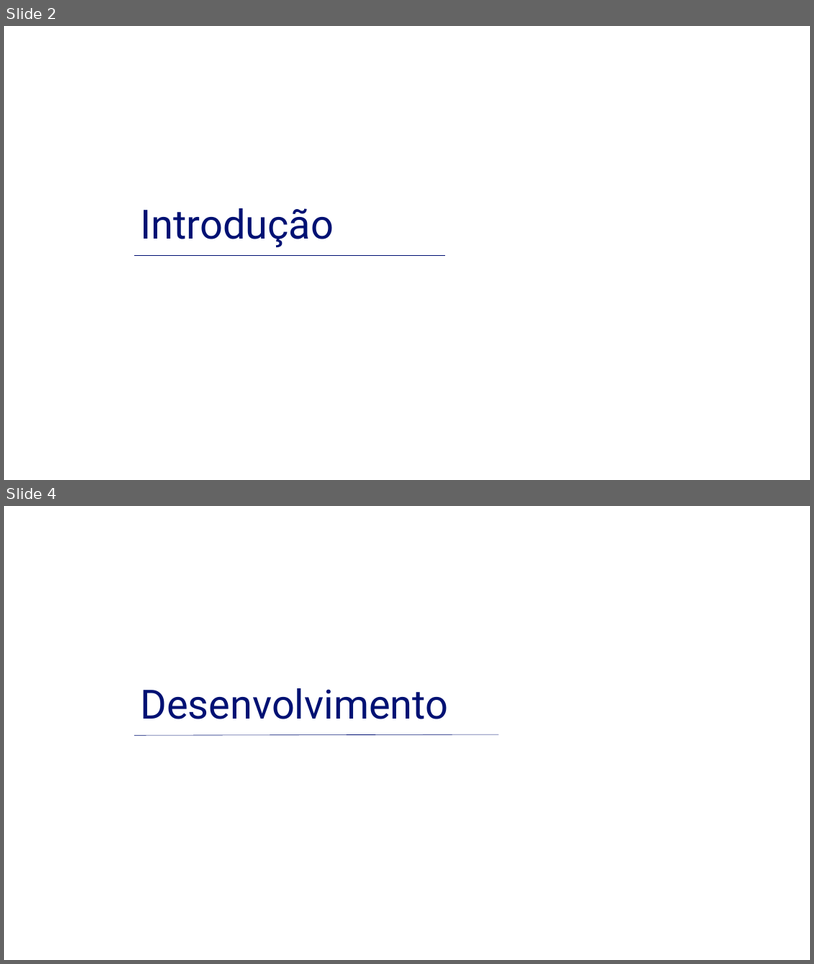
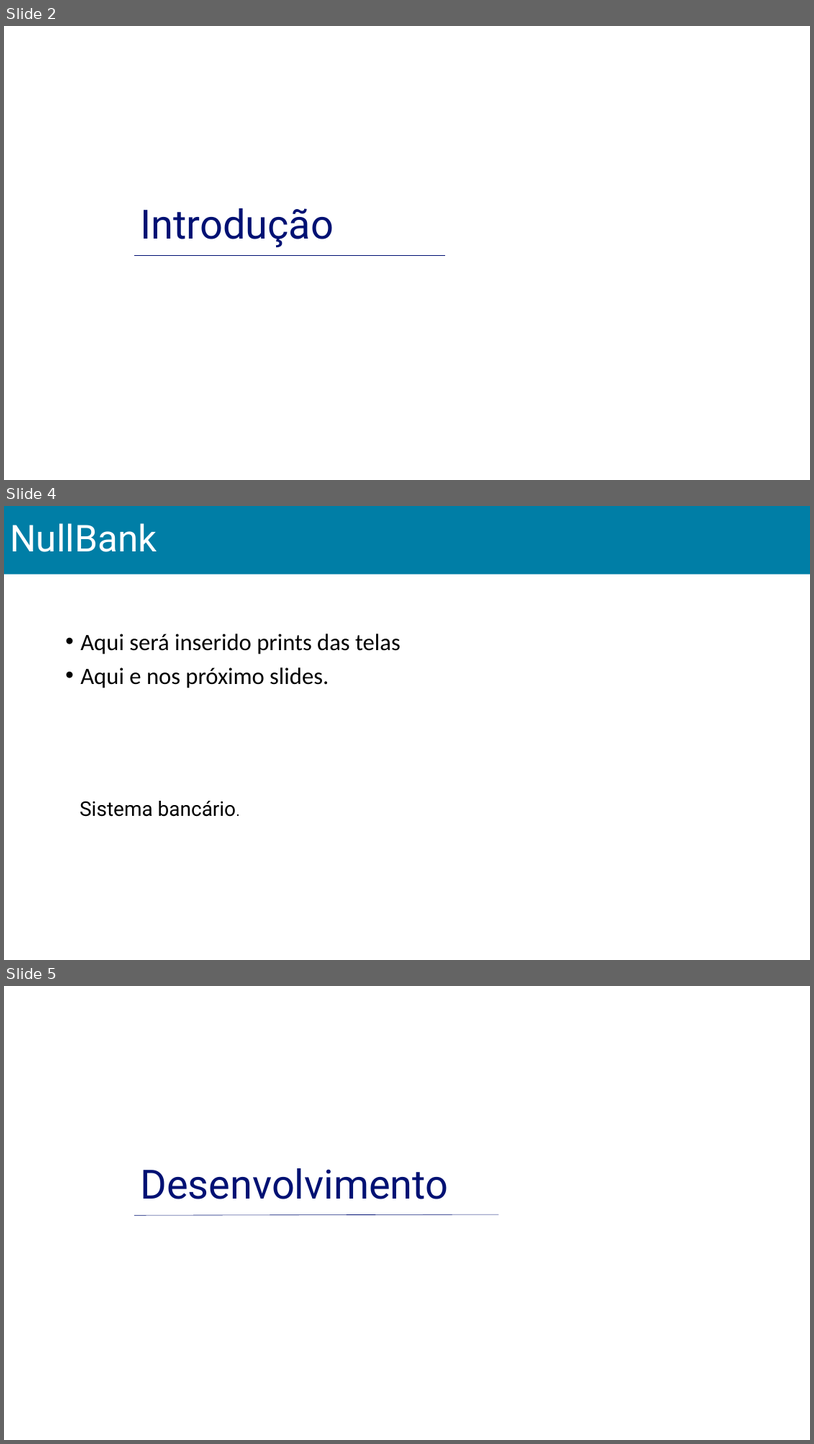
Before and after one commit to thalesrochas/sistema-bancario, a slide deck: Slides/Apresentação_slide.pptx. Shown one above the other, each under a label of ours: slides 2 and 4 before the commit, slides 2, 4 and 5 after it; the slides between them are not shown. The pictures are 814x964 and 814x1444 pixels, drawn with LibreOffice and Linux fonts; fonts in the diff are those of the drawing. Boxes give left, top, right and bottom in pixels: in the first picture for what was removed or moved away, otherwise in the second. Text is boxed around its words. In the diff, an @@ line names an element or a change of style, - is before the commit and + after.

```diff
--- a/Slides/Apresentação_slide.pptx
+++ b/Slides/Apresentação_slide.pptx
@@ slide 4 added at (4, 506, 810, 960), background #FFFFFF @@
@@ title added at (4, 506, 810, 574), fill #007EA6, 44 pt, text #FFFFFF @@
+NullBank
@@ text added at (80, 633, 401, 688), 28 pt, text #000000 @@
+• Aqui será inserido prints das telas
+• Aqui e nos próximo slides.
@@ text added at (80, 800, 236, 816), 24 pt, text #000000 @@
+Sistema bancário.
@@ what was slide 4 is now slide 5 @@
```
Also in this commit, not shown: 1 slide changed, 1 other slide added, 1 slide removed.
